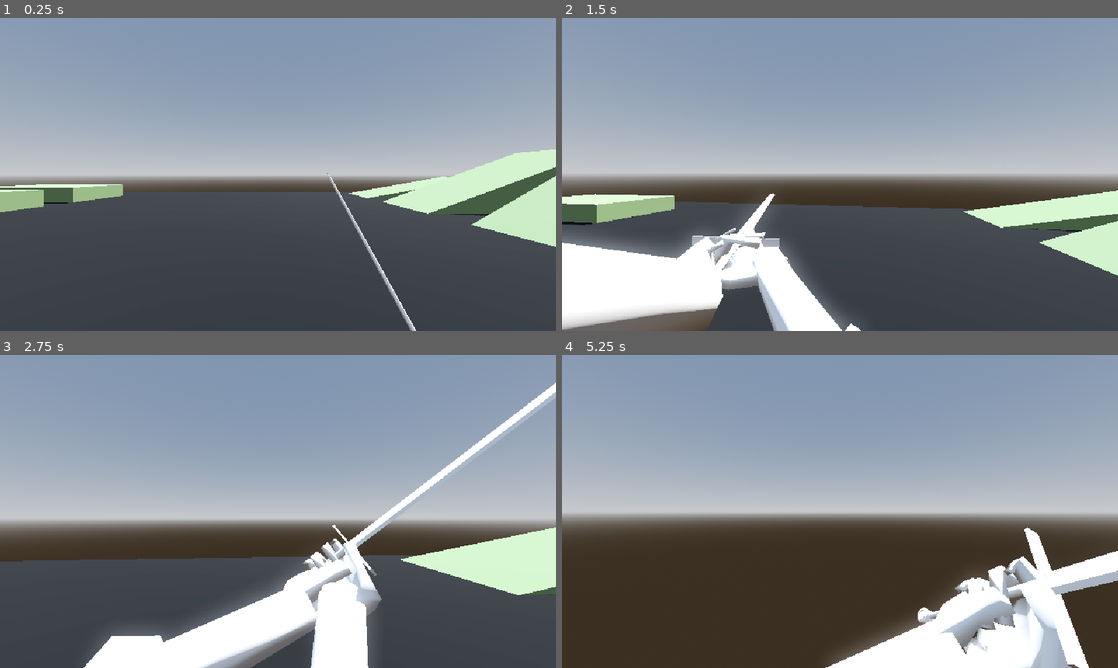
Above: before the commit, frames 1-4 (two rows, left to right).
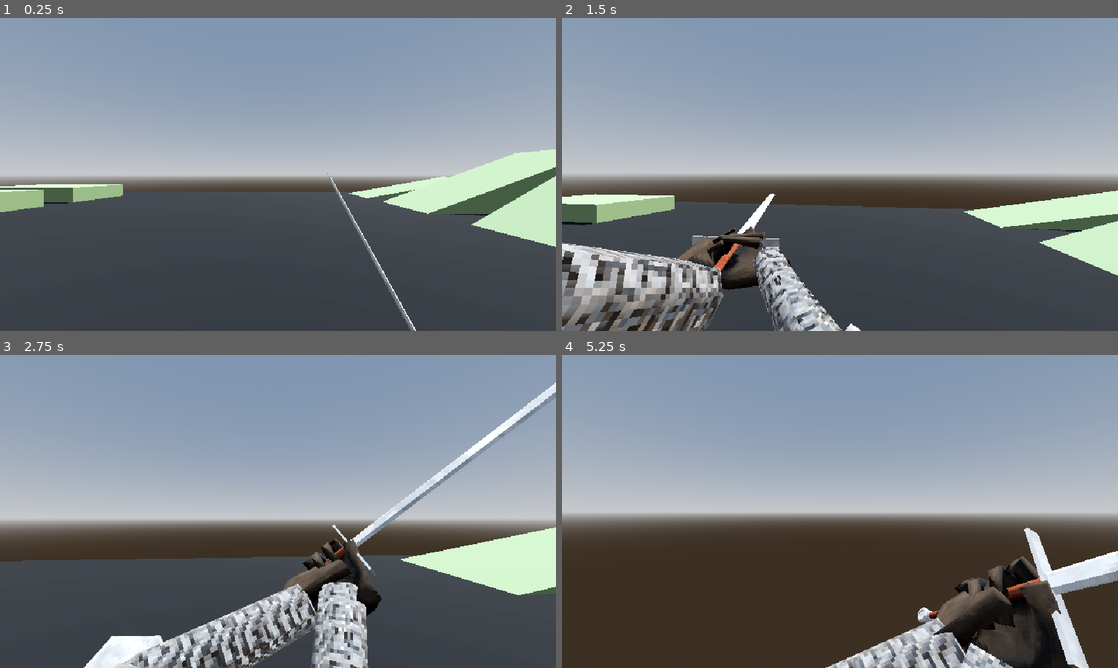
Above: after the commit, the same moments.

Repository: coat-soup/godot-wild-jam-77
Game: Godot game, scene res://levels/prototyping.tscn
Two runs of this game, one before a commit and one after it. Both use one fixed random seed, a clock stepped at 60 frames per second and the inputs below.
Inputs (mouse positions are in pixels of both pictures, inside the frame that each line leads up to):
- Up to frame 1 (0.25 s): no input
- Up to frame 2 (1.5 s): move the mouse to (867, 174) at 0.52 s; press the mouse at (867, 174) at 0.53 s; hold W (up) from 0.53 s (still down); tap Space (jump) at 0.77 s; move the mouse to (812, 174) at 1.27 s; release the mouse at (812, 174) at 1.28 s; right-click (812, 174) at 1.35 s
- Up to frame 3 (2.75 s): keep holding W (up); tap Space (jump) at 1.52 s; move the mouse to (289, 505) at 2.02 s; press the mouse at (289, 505) at 2.03 s
- Up to frame 4 (5.25 s): keep holding W (up); move the mouse to (834, 517) at 2.77 s; release the mouse at (834, 517) at 2.78 s; right-click (834, 517) at 2.85 s; tap Space (jump) at 3.02, 3.77, 4.52 s; move the mouse to (878, 514) at 3.52 s; press the mouse at (878, 514) at 3.53 s; move the mouse to (795, 508) at 4.27 s; release the mouse at (795, 508) at 4.28 s; right-click (795, 508) at 4.35 s; move the mouse to (845, 511) at 5.02 s; press the mouse at (845, 511) at 5.03 s

The runs differ from the first frame. In frame 1, 0.2% of the frame differs, in the area x 59-75%, y 49-100%; in frame 2, 12%, in the area x 0-54%, y 61-100%; in frame 3, 11%; in frame 4, 10%.

Commit message:
player textures

Diff:
--- a/levels/dungeon_test.tscn
+++ b/levels/dungeon_test.tscn
@@ -33,6 +33,7 @@
 environment = SubResource("Environment_m2jhu")
 
 [node name="Player" parent="." instance=ExtResource("1_7hi68")]
+transform = Transform3D(-0.30395, 0, 0.952688, 0, 1, 0, -0.952688, 0, -0.30395, -6.00481, 1.1605, -4.76808)
 
 [node name="TileMap" type="GridMap" parent="."]
 transform = Transform3D(1.5, 0, 0, 0, 1.5, 0, 0, 0, 1.5, 0, 0, 0)
--- /dev/null
+++ b/player/materials_textures/player_arms_mat.tres
@@ -0,0 +1,13 @@
+[gd_resource type="StandardMaterial3D" load_steps=4 format=3 uid="uid://bn63o7s7ibaw0"]
+
+[ext_resource type="Texture2D" uid="uid://vf83kv4a112c" path="res://player/materials_textures/player_arms.png" id="1_o0ilg"]
+[ext_resource type="Texture2D" uid="uid://dleyis14dsu2h" path="res://player/materials_textures/player_arms_n.png" id="2_f8py3"]
+[ext_resource type="Texture2D" uid="uid://cu5yueebv5b0d" path="res://player/materials_textures/player_arms_m.png" id="3_ohq0q"]
+
+[resource]
+albedo_texture = ExtResource("1_o0ilg")
+roughness_texture = ExtResource("3_ohq0q")
+normal_enabled = true
+normal_scale = 0.5
+normal_texture = ExtResource("2_f8py3")
+texture_filter = 0
--- a/player/models/first_person_arms.tscn
+++ b/player/models/first_person_arms.tscn
@@ -1,7 +1,8 @@
-[gd_scene load_steps=22 format=3 uid="uid://c3j8r13vamxwo"]
+[gd_scene load_steps=23 format=3 uid="uid://c3j8r13vamxwo"]
 
 [ext_resource type="PackedScene" uid="uid://cabp2sepknfky" path="res://player/models/FirstPersonArms.glb" id="1_0ssfh"]
 [ext_resource type="Script" path="res://player/scripts/Arms.gd" id="2_7a8ya"]
+[ext_resource type="Material" uid="uid://bn63o7s7ibaw0" path="res://player/materials_textures/player_arms_mat.tres" id="3_cvqcd"]
 
 [sub_resource type="BoxShape3D" id="BoxShape3D_xmtb1"]
 size = Vector3(0.0773925, 0.0385132, 1.62319)
@@ -137,14 +138,44 @@
 [node name="SwordHilt" parent="Armature/Skeleton3D" index="0"]
 transform = Transform3D(1, -0.00017372, 1.89237e-06, -3.42944e-07, 0.00906958, 0.999959, -0.000173731, -0.999959, 0.00906958, 1.47835, -0.409517, 0.0670179)
 
+[node name="SwordHilt" parent="Armature/Skeleton3D/SwordHilt" index="0"]
+surface_material_override/0 = ExtResource("3_cvqcd")
+
 [node name="Cube_003" parent="Armature/Skeleton3D" index="1"]
 transform = Transform3D(1, 1.89239e-06, 0.00017372, -3.42944e-07, 0.999959, -0.0090697, -0.000173731, 0.0090697, 0.999959, 1.47898, -0.396145, -1.53519)
+
+[node name="Cube_003" parent="Armature/Skeleton3D/Cube_003" index="0"]
+surface_material_override/0 = ExtResource("3_cvqcd")
 
 [node name="Cube_004" parent="Armature/Skeleton3D" index="2"]
 transform = Transform3D(1, 1.89239e-06, 0.00017372, -3.42944e-07, 0.999959, -0.0090697, -0.000173731, 0.0090697, 0.999959, 1.47915, -0.405193, -0.537643)
 
+[node name="Cube_004" parent="Armature/Skeleton3D/Cube_004" index="0"]
+surface_material_override/0 = ExtResource("3_cvqcd")
+
 [node name="Cylinder_001" parent="Armature/Skeleton3D" index="3"]
 transform = Transform3D(1, 1.89239e-06, 0.00017372, -3.42944e-07, 0.999959, -0.0090697, -0.000173731, 0.0090697, 0.999959, 1.4793, -0.412727, 0.292973)
+
+[node name="Cylinder_001" parent="Armature/Skeleton3D/Cylinder_001" index="0"]
+surface_material_override/0 = ExtResource("3_cvqcd")
+
+[node name="Arm_L" parent="Armature/Skeleton3D" index="4"]
+surface_material_override/0 = ExtResource("3_cvqcd")
+
+[node name="Arm_R" parent="Armature/Skeleton3D" index="5"]
+surface_material_override/0 = ExtResource("3_cvqcd")
+
+[node name="Cube_007" parent="Armature/Skeleton3D" index="6"]
+surface_material_override/0 = ExtResource("3_cvqcd")
+
+[node name="Elbow_R" parent="Armature/Skeleton3D" index="7"]
+surface_material_override/0 = ExtResource("3_cvqcd")
+
+[node name="Hand_L" parent="Armature/Skeleton3D" index="8"]
+surface_material_override/0 = ExtResource("3_cvqcd")
+
+[node name="Hand_R" parent="Armature/Skeleton3D" index="9"]
+surface_material_override/0 = ExtResource("3_cvqcd")
 
 [node name="AnimationTree" type="AnimationTree" parent="." index="4"]
 tree_root = SubResource("AnimationNodeStateMachine_1yeam")
Not shown, added: player/materials_textures/Untitled-1.png.import
Binary file added: player/materials_textures/player_arms.png
Not shown, added: player/materials_textures/player_arms.png.import
Binary file added: player/materials_textures/player_arms_m.png
Not shown, added: player/materials_textures/player_arms_m.png.import
Binary file added: player/materials_textures/player_arms_n.png
Not shown, added: player/materials_textures/player_arms_n.png.import
